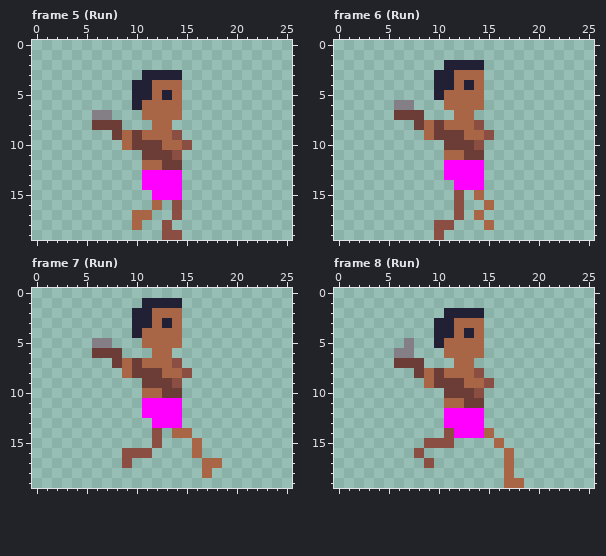
File history of a pixel-art file, Pixel Art/Units/Club Man.ase. Above is the file before it was changed.
26x20 pixels, 32 frames. Shown: frame 5 (Run), frame 6 (Run), frame 7 (Run), frame 8 (Run). The commit also changed other frames, which this record leaves out.
The same view after the edit:
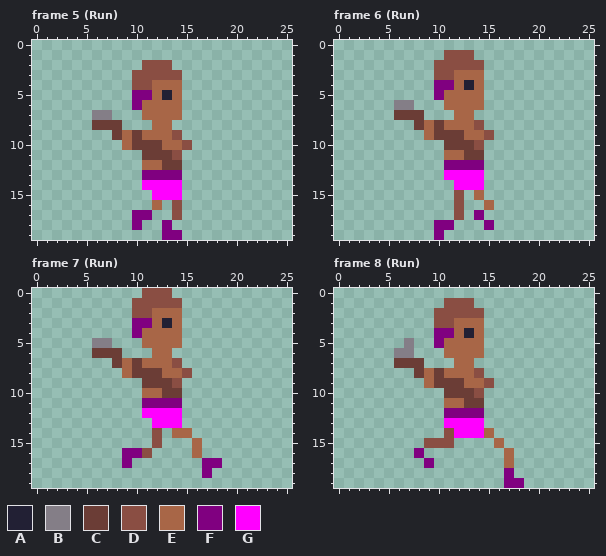
Palette (. is transparent): A #222034  B #847e87  C #6b3d36  D #8a4e43  E #a86647  F #800080  G #ff00ff
Changes in this commit:
--- frame 5 (Run), layer "Extra"
@@ x 8..16 @@
  1 .........
- 2 .........
- 3 ...AAAA..
- 4 ..AAEEE..
- 5 ..AAEAE..
- 6 ..AEEEE..
+ 2 ...DDD...
+ 3 ..DDDDD..
+ 4 ..DDEEE..
+ 5 ..FFEAE..
+ 6 ..FEEEE..
  7 ...EEEE..
@@ x 9..16 @@
 12 ..EECC..
-13 ..GGGG..
+13 ..FFFF..
 14 ..GGGG..
@@ x 8..16 @@
 16 ....E.D..
-17 ..EE..D..
-18 ..E..D...
-19 .....DD..
+17 ..FF..D..
+18 ..F..F...
+19 .....FF..
--- frame 6 (Run), layer "Extra"
@@ x 8..16 @@
  0 .........
- 1 .........
- 2 ...AAAA..
- 3 ..AAEEE..
- 4 ..AAEAE..
- 5 ..AEEEE..
+ 1 ...DDD...
+ 2 ..DDDDD..
+ 3 ..DDEEE..
+ 4 ..FFEAE..
+ 5 ..FEEEE..
  6 ...EEEE..
@@ x 9..16 @@
 11 ..EECC..
-12 ..GGGG..
+12 ..FFFF..
 13 ..GGGG..
@@ x 8..17 @@
 16 ....D..E..
-17 ....D.E...
-18 ..DD...E..
-19 ..D.......
+17 ....D.F...
+18 ..FF...F..
+19 ..F.......
--- frame 7 (Run), layer "Extra"
@@ x 8..16 @@
- 0 .........
- 1 ...AAAA..
- 2 ..AAEEE..
- 3 ..AAEAE..
- 4 ..AEEEE..
+ 0 ...DDD...
+ 1 ..DDDDD..
+ 2 ..DDEEE..
+ 3 ..FFEAE..
+ 4 ..FEEEE..
  5 ...EEEE..
@@ x 9..16 @@
 10 ..EECC..
-11 ..GGGG..
+11 ..FFFF..
 12 ..GGGG..
@@ x 7..20 @@
 15 .....D...E....
-16 ..DDD....E....
-17 ..D.......EE..
-18 ..........E...
+16 ..FFD....E....
+17 ..F.......FF..
+18 ..........F...
 19 ..............
--- frame 8 (Run), layer "Extra"
@@ x 8..16 @@
  0 .........
- 1 .........
- 2 ...AAAA..
- 3 ..AAEEE..
- 4 ..AAEAE..
- 5 ..AEEEE..
+ 1 ...DDD...
+ 2 ..DDDDD..
+ 3 ..DDEEE..
+ 4 ..FFEAE..
+ 5 ..FEEEE..
  6 ...EEEE..
@@ x 9..16 @@
 11 ..EECC..
-12 ..GGGG..
+12 ..FFFF..
 13 ..GGGG..
@@ x 6..20 @@
 15 ...DDD....E....
-16 ..D........E...
-17 ...D.......E...
-18 ...........E...
-19 ...........EE..
+16 ..F........E...
+17 ...F.......E...
+18 ...........F...
+19 ...........FF..
